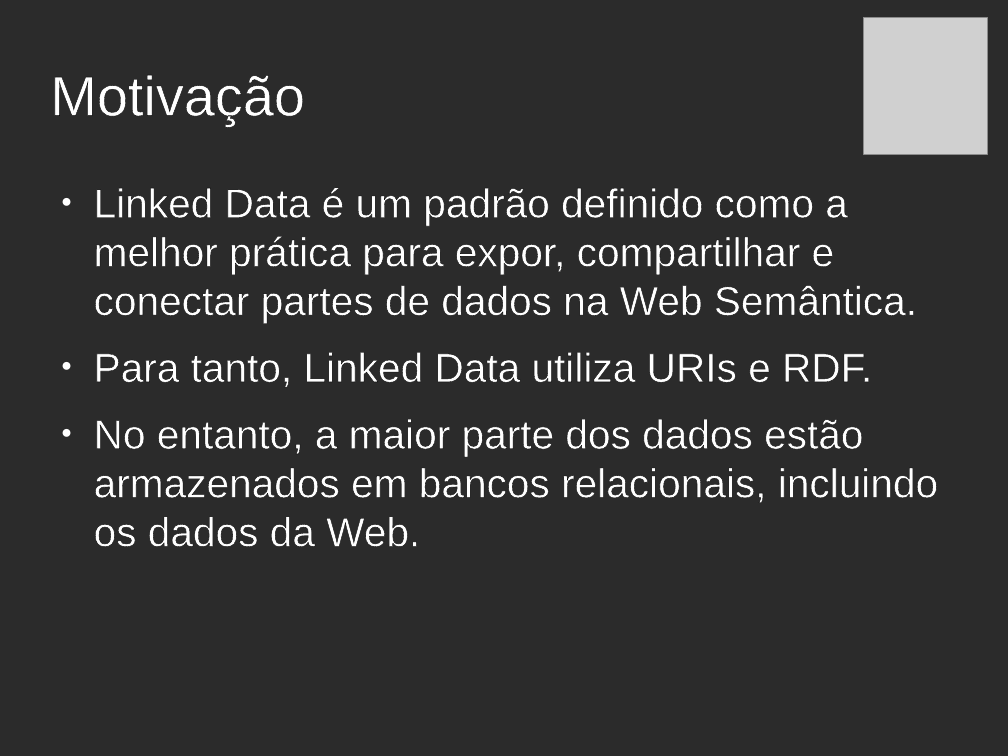
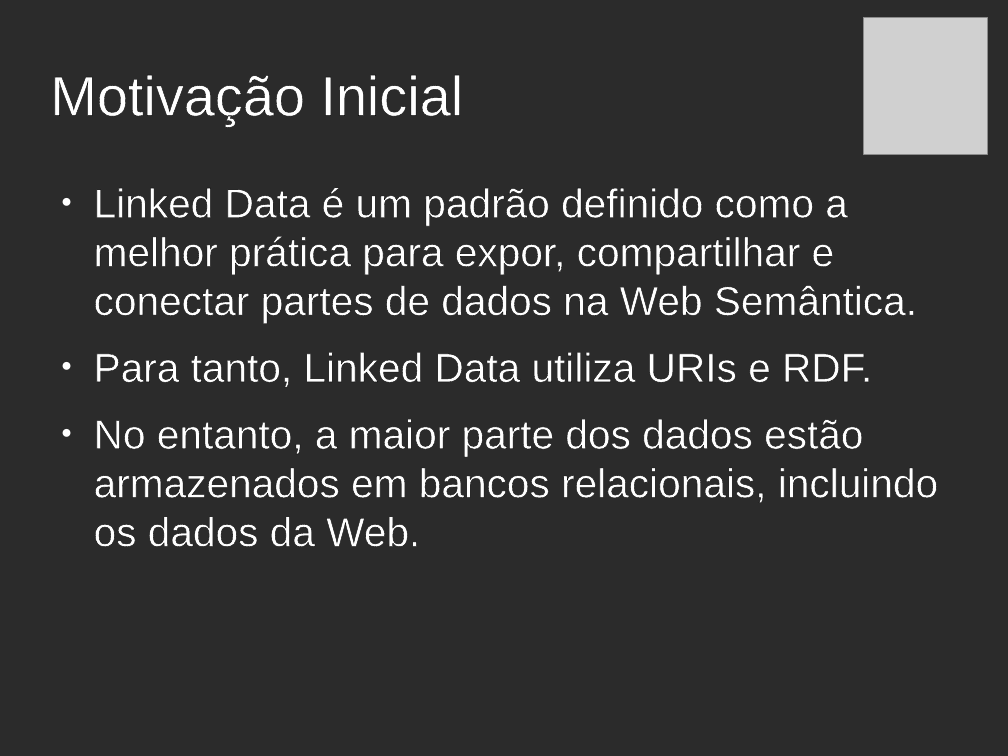
Before and after one commit to luiseufrasio/mestrado-ufc-eufrasio, a slide deck: slide 3 of docs/Pre-proposta.odp. Drawn at 1008x756 pixels with LibreOffice and Linux fonts; fonts in the diff are those of the drawing; grey boxes stand for pictures; background and template pictures are left out; a plain dark background stands for a picture behind light text. Boxes give left, top, right and bottom in pixels: in the first picture for what was removed or moved away, otherwise in the second. Text is boxed around its words. In the diff, an @@ line names an element or a change of style, - is before the commit and + after.

```diff
--- a/docs/Pre-proposta.odp
+++ b/docs/Pre-proposta.odp
@@ title at (x1=50, y1=75, x2=463, y2=125): text changed @@
-Motivação
+Motivação Inicial
```
Also in this commit, not shown: 4 other slides changed, 47 slides added, 1 slide removed, 1 other file.
